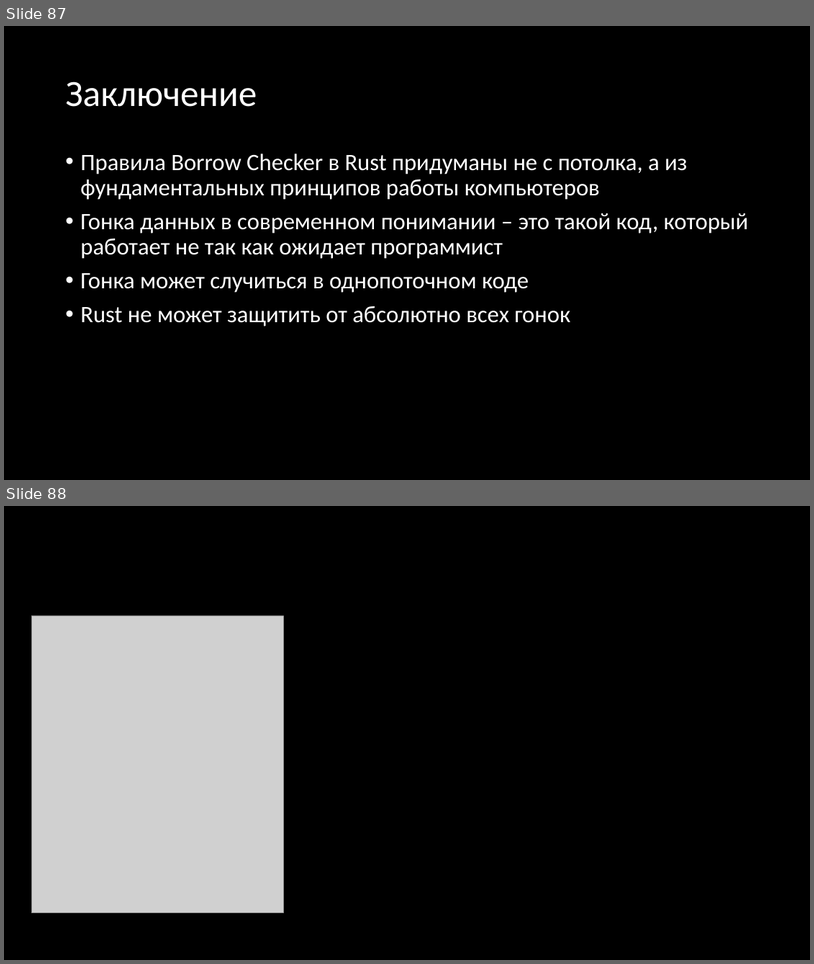
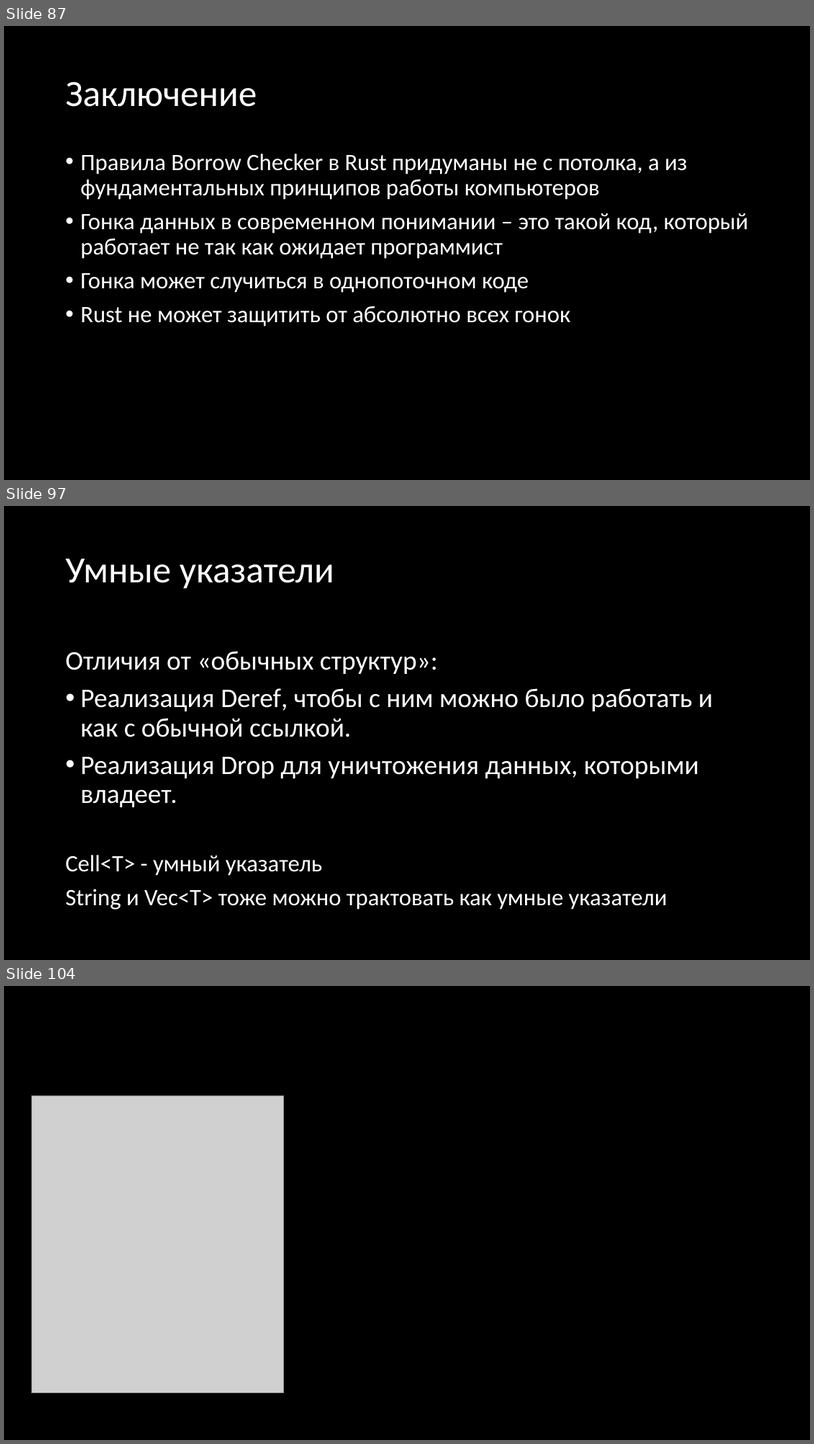
Before and after one commit to Gordon01/learn-rust, a slide deck: keynotes/Rust 2024.pptx. Shown one above the other, each under a label of ours: slides 87 and 88 before the commit, slides 87, 97 and 104 after it; the slides between them are not shown. The pictures are 814x964 and 814x1444 pixels, drawn with LibreOffice and Linux fonts; fonts in the diff are those of the drawing; grey boxes stand for pictures. Boxes give left, top, right and bottom in pixels: in the first picture for what was removed or moved away, otherwise in the second. Text is boxed around its words. In the diff, an @@ line names an element or a change of style, - is before the commit and + after.

```diff
--- a/keynotes/Rust 2024.pptx
+++ b/keynotes/Rust 2024.pptx
@@ slide 97 added at (4,506,810,960), background #000000 @@
@@ title added at (65,559,334,589), 44 pt, text #FFFFFF @@
+Умные указатели
@@ text added at (65,651,713,909), 32 pt, text #FFFFFF @@
+Отличия от «обычных структур»:
+• Реализация Deref, чтобы с ним можно было работать и как с обычной ссылкой.
+• Реализация Drop для уничтожения данных, которыми владеет.
+Cell<T> - умный указатель
+String и Vec<T> тоже можно трактовать как умные указатели
@@ what was slide 88 is now slide 104 @@
```
Also in this commit, not shown: 1 slide changed, 14 other slides added, 8 other files.
